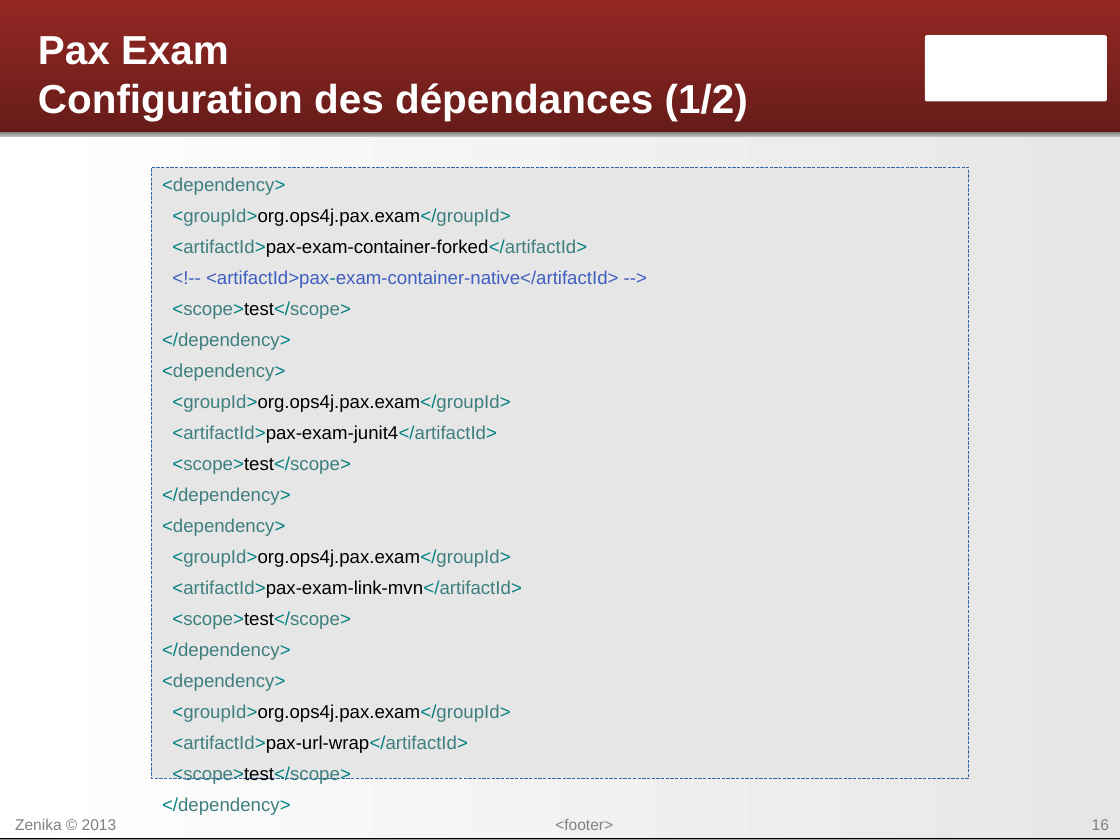
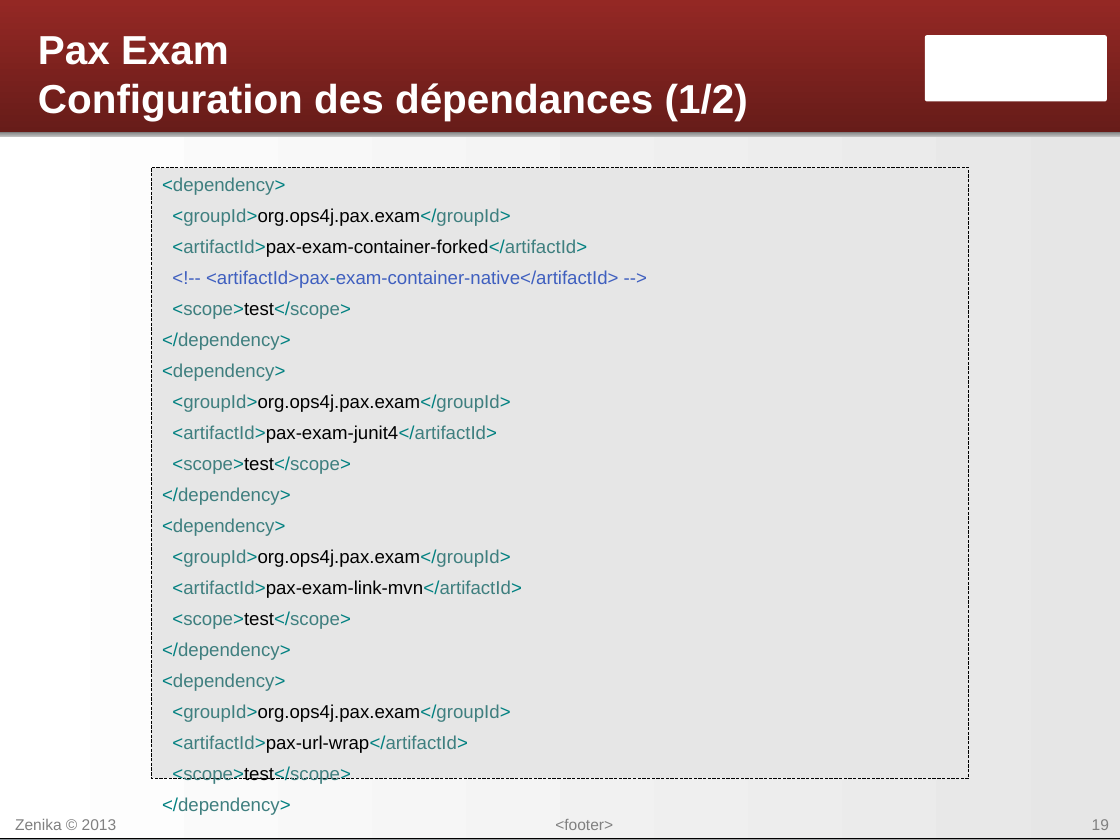
Before and after one commit to Zenika-Training/formation-osgi, a slide deck: slide 19 of SVN/OSGi - 11 - Industrialisation.odp (slide 16 before the commit). Drawn at 1120x840 pixels with LibreOffice and Linux fonts; fonts in the diff are those of the drawing; background and template pictures are left out. Boxes give left, top, right and bottom in pixels: in the first picture for what was removed or moved away, otherwise in the second. Text is boxed around its words. In the diff, an @@ line names an element or a change of style, - is before the commit and + after.

Commit message:
Ajout de slides de présentation du bnd-maven-plugin (alternative au maven-bundle-plugin, slides 14-16)

```diff
--- a/SVN/OSGi - 11 - Industrialisation.odp
+++ b/SVN/OSGi - 11 - Industrialisation.odp
@@ text "<dependency>" at [151,168,969,790]: outline #3465A4 0 pt to #000000 0 pt @@
@@ page number at [1092,819,1109,830]: text changed @@
-16
+19
```
Also in this commit, not shown: 8 other slides changed, 3 slides added.
